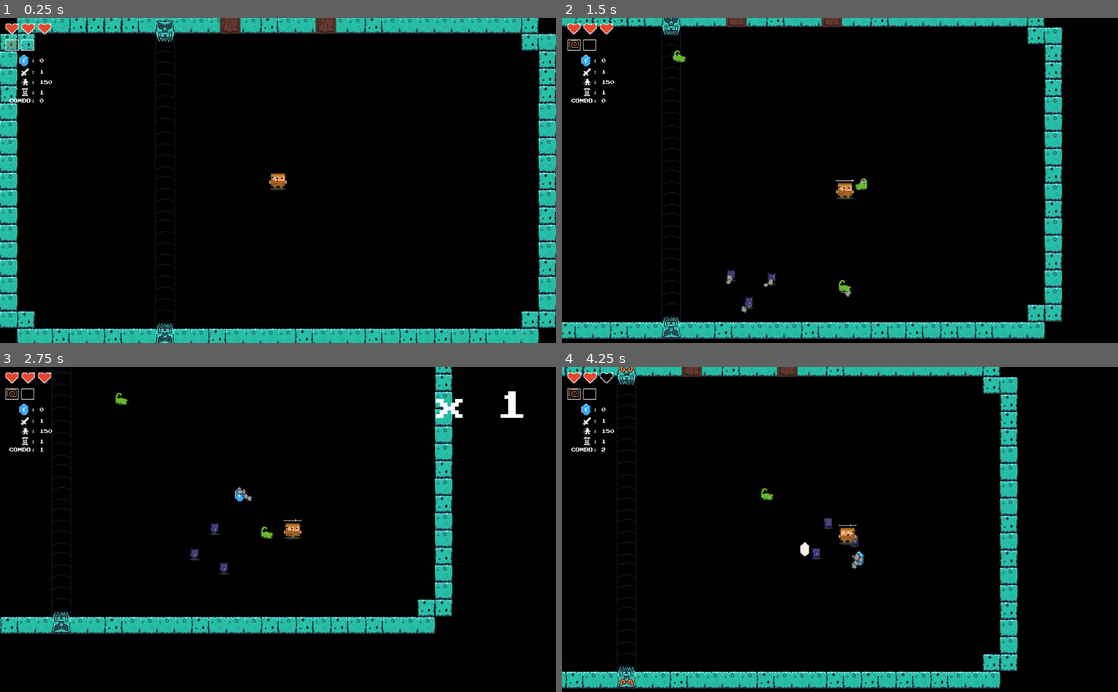
Above: before the commit, frames 1-4 (two rows, left to right).
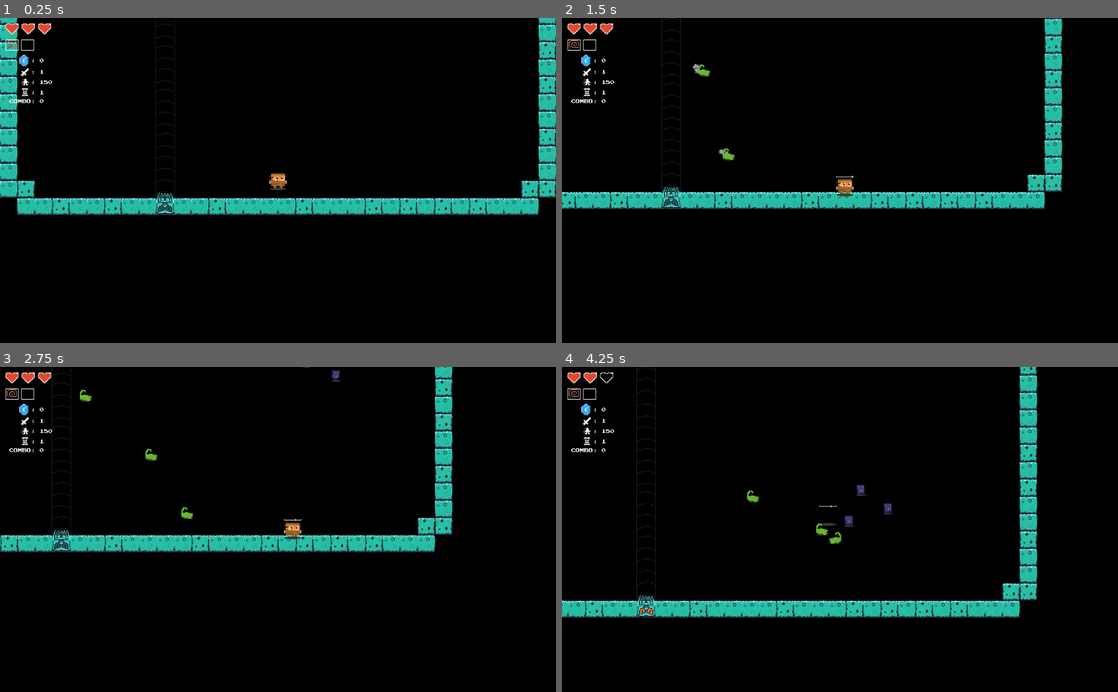
Above: after the commit, the same moments.

Repository: mcerdeira/curse-of-the-rogue
Game: Godot game, scene res://scenes/Main.tscn
Two runs of this game, one before a commit and one after it. Both use one fixed random seed, a clock stepped at 60 frames per second and the inputs below.
Inputs (mouse positions are in pixels of both pictures, inside the frame that each line leads up to):
- Up to frame 1 (0.25 s): no input
- Up to frame 2 (1.5 s): move the mouse to (962, 164) at 0.52 s; press the mouse at (962, 164) at 0.53 s; hold D (right) 0.53-1.28 s; move the mouse to (728, 196) at 1.27 s; release the mouse at (728, 196) at 1.28 s; hold S (down) from 1.28 s (still down); right-click (728, 196) at 1.35 s
- Up to frame 3 (2.75 s): move the mouse to (333, 458) at 2.02 s; release S (down) at 2.03 s; press the mouse at (333, 458) at 2.03 s; hold D (right) from 2.03 s (still down)
- Up to frame 4 (4.25 s): move the mouse to (812, 594) at 2.77 s; release D (right) at 2.78 s; release the mouse at (812, 594) at 2.78 s; hold W (up) 2.78-3.53 s; right-click (812, 594) at 2.85 s; move the mouse to (1006, 578) at 3.52 s; press the mouse at (1006, 578) at 3.53 s; hold A (left) from 3.53 s (still down)

The runs differ from the first frame. In frame 1, 20% of the frame differs, in the area x 0-100%, y 0-100%; in frame 2, 15%; in frame 3, 11%; in frame 4, 18%.

Commit message:
Mas cosiñas

Diff:
--- a/src/scenes/Chest.gd
+++ b/src/scenes/Chest.gd
@@ -1,12 +1,23 @@
 extends Area2D
 var ttl = 0.3
 var ChestAnimation = preload("res://scenes/ChestAnimation.tscn")
+var particle = preload("res://scenes/particle2.tscn")
+
+func emit():
+	for i in range(2):
+		var p = particle.instance()
+		var root = get_node("/root/Main")
+		root.add_child(p)
+		p.global_position = global_position
 
 func _ready():
 	$collider.set_deferred("disabled", true)
 	var bullets = get_tree().get_nodes_in_group("enemybullets")
 	for b in bullets:
 		b.destroy()
+
+	yield(get_tree().create_timer(0.1), "timeout")
+	emit()
 
 func _physics_process(delta):
 	if ttl > 0:
--- a/src/scenes/Door.gd
+++ b/src/scenes/Door.gd
@@ -1,16 +1,26 @@
 extends Area2D
-export var type = "normal"
+export var type = "next"
+var particle = preload("res://scenes/particle2.tscn")
 
-# Declare member variables here. Examples:
-# var a = 2
-# var b = "text"
+func _ready():
+	add_to_group("doors")
+	$lbl.visible = false
+	$lbl.text = trad_type()
 
+func trad_type():
+	if type == "next":
+		return "Floor " + str(Global.CURRENT_FLOOR + 1)
+	elif type == "shop":
+		return "Shop"
 
-# Called when the node enters the scene tree for the first time.
-func _ready():
-	pass # Replace with function body.
+func emit():
+	for i in range(2):
+		var p = particle.instance()
+		var root = get_node("/root/Main")
+		root.add_child(p)
+		p.global_position = global_position
 
-
-# Called every frame. 'delta' is the elapsed time since the previous frame.
-#func _process(delta):
-#	pass
+func open_door():
+	$lbl.visible = true
+	$sprite.animation = "opened"
+	emit()
--- a/src/scenes/Door.tscn
+++ b/src/scenes/Door.tscn
@@ -1,9 +1,10 @@
-[gd_scene load_steps=7 format=2]
+[gd_scene load_steps=9 format=2]
 
 [ext_resource path="res://sprites/crack_spr_0.png" type="Texture" id=1]
 [ext_resource path="res://sprites/crack_spr_2.png" type="Texture" id=2]
 [ext_resource path="res://sprites/crack_spr_1.png" type="Texture" id=3]
 [ext_resource path="res://scenes/Door.gd" type="Script" id=4]
+[ext_resource path="res://fonts/prstartk.ttf" type="DynamicFontData" id=5]
 
 [sub_resource type="RectangleShape2D" id=2]
 extents = Vector2( 17, 26.5 )
@@ -26,6 +27,9 @@
 "speed": 5.0
 } ]
 
+[sub_resource type="DynamicFont" id=3]
+font_data = ExtResource( 5 )
+
 [node name="Door" type="Area2D"]
 script = ExtResource( 4 )
 
@@ -37,3 +41,12 @@
 position = Vector2( 0, -24 )
 frames = SubResource( 1 )
 animation = "normal"
+
+[node name="lbl" type="Label" parent="."]
+margin_left = -40.0
+margin_top = -140.0
+margin_right = 40.0
+margin_bottom = -105.0
+custom_fonts/font = SubResource( 3 )
+align = 1
+valign = 1
--- a/src/scenes/EnemySpawn.gd
+++ b/src/scenes/EnemySpawn.gd
@@ -28,6 +28,10 @@
 	return p
 
 func spawn_chest_and_stuff():
+	var doors = get_tree().get_nodes_in_group("doors")
+	for d in doors:
+		d.open_door()
+
 	var player = get_tree().get_nodes_in_group("players")[0]
 	var positions = get_children()
 	var last_pos = 999999999
--- a/src/scenes/Gem.gd
+++ b/src/scenes/Gem.gd
@@ -1,14 +1,28 @@
 extends Area2D
 var gem_count = 1
 var particle = preload("res://scenes/particle2.tscn")
+var taken = false
 
 func _ready():
 	add_to_group("collectables")
 
+func _physics_process(delta):
+	if taken:
+		$sprite.scale.x += 350 * delta
+		$sprite.scale.y -= 50 * delta
+		$sprite.playing = false
+		$sprite.frame = 1
+		if $sprite.scale.x > 30:
+			queue_free()
+
+		if $sprite.scale.y <= 0:
+			$sprite.scale.y = 0.1
+
 func _on_Gem_body_entered(body):
-	if body.is_in_group("players"):
-		body.add_gem(gem_count)
-		queue_free()
+	if !taken:
+		if body.is_in_group("players"):
+			taken = true
+			body.add_gem(gem_count)
 
 func _destroy():
 	emit()
--- a/src/scenes/Gem.tscn
+++ b/src/scenes/Gem.tscn
@@ -21,7 +21,7 @@
 
 [node name="sprite" type="AnimatedSprite" parent="."]
 frames = SubResource( 2 )
-frame = 1
+frame = 2
 playing = true
 
 [node name="collider" type="CollisionShape2D" parent="."]
--- a/src/scenes/Main.tscn
+++ b/src/scenes/Main.tscn
@@ -99,9 +99,9 @@
 
 [node name="hud_combo_count" type="Label" parent="CanvasLayer/HUD"]
 margin_left = 1.0
-margin_top = 149.0
-margin_right = 97.0
-margin_bottom = 157.0
+margin_top = 150.0
+margin_right = 97.0
+margin_bottom = 158.0
 custom_fonts/font = SubResource( 1 )
 text = "  COMBO:"
 
@@ -157,12 +157,12 @@
 rotation = 3.14159
 
 [node name="Player" parent="." instance=ExtResource( 1 )]
-position = Vector2( 512, 303 )
+position = Vector2( 512, 544 )
 
 [node name="EnemySpawn" parent="." instance=ExtResource( 4 )]
 
 [node name="pos0" type="Position2D" parent="EnemySpawn"]
-position = Vector2( 437, 517 )
+position = Vector2( 400, 504 )
 
 [node name="pos1" type="Position2D" parent="EnemySpawn"]
 position = Vector2( 147, 286 )
@@ -238,6 +238,15 @@
 
 [node name="pos25" type="Position2D" parent="EnemySpawn"]
 position = Vector2( 624, 520 )
+
+[node name="pos26" type="Position2D" parent="EnemySpawn"]
+position = Vector2( 504, 328 )
+
+[node name="pos27" type="Position2D" parent="EnemySpawn"]
+position = Vector2( 424, 272 )
+
+[node name="pos28" type="Position2D" parent="EnemySpawn"]
+position = Vector2( 592, 320 )
 
 [node name="DoorNext" parent="." instance=ExtResource( 17 )]
 position = Vector2( 424, 78 )
